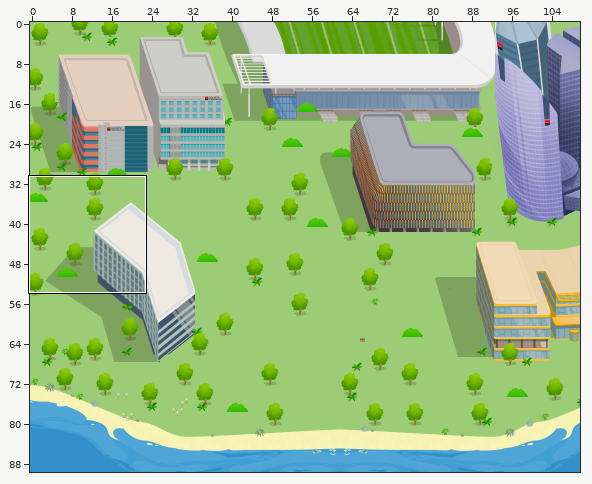
Two states of a Tiled map (JSON), societe-generale.tmj. Above, an overview of the earlier version with the close-up marked.
Close-up. The starting point:
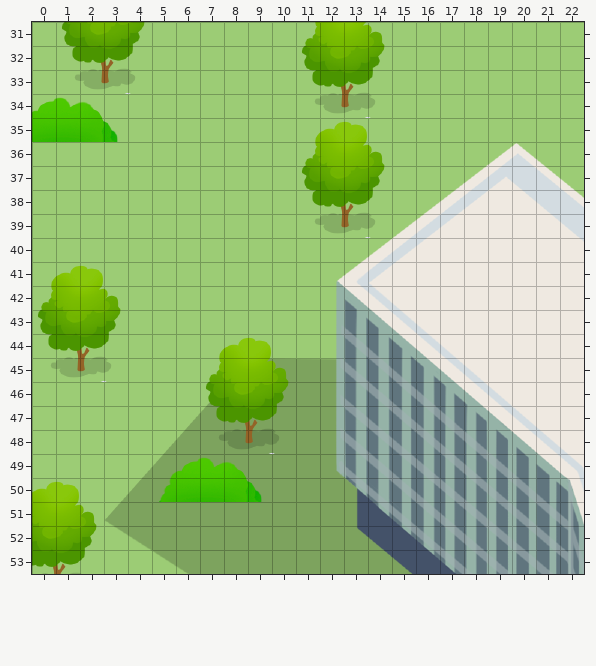
Cells are 32x32 px. Shown: x 0..22, y 31..53. The commit also changed other parts of the map, which this record leaves out. Tiles whose own drawing changed are shown in their newer look in all pictures. Not drawn, because the pictures are missing: unchanged layers "floor/chemin", "floor/fleurs", "furniture/furniture1".
And afterwards:
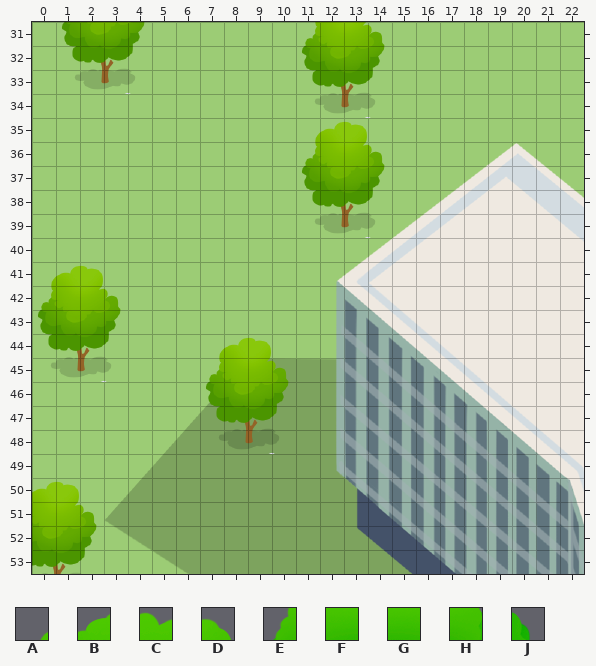
Key: from "Flat_Office": A 543, B 544, C 545, D 546, E 607, F 608, G 609, H 610, J 611.
_ is an empty cell.
Diff:
Layer "above/above2":
y 34: x 0..2 BCD -> ___
y 35: x 0..3 FGHJ -> ____
y 49: x 5..8 ABCD -> ____
y 50: x 5..9 EFGHJ -> _____
Boxes around the changes in both close-ups, in picture pixels (x1, y1, x2, y2):
removed: (32, 97, 118, 142)
removed: (159, 457, 262, 502)
